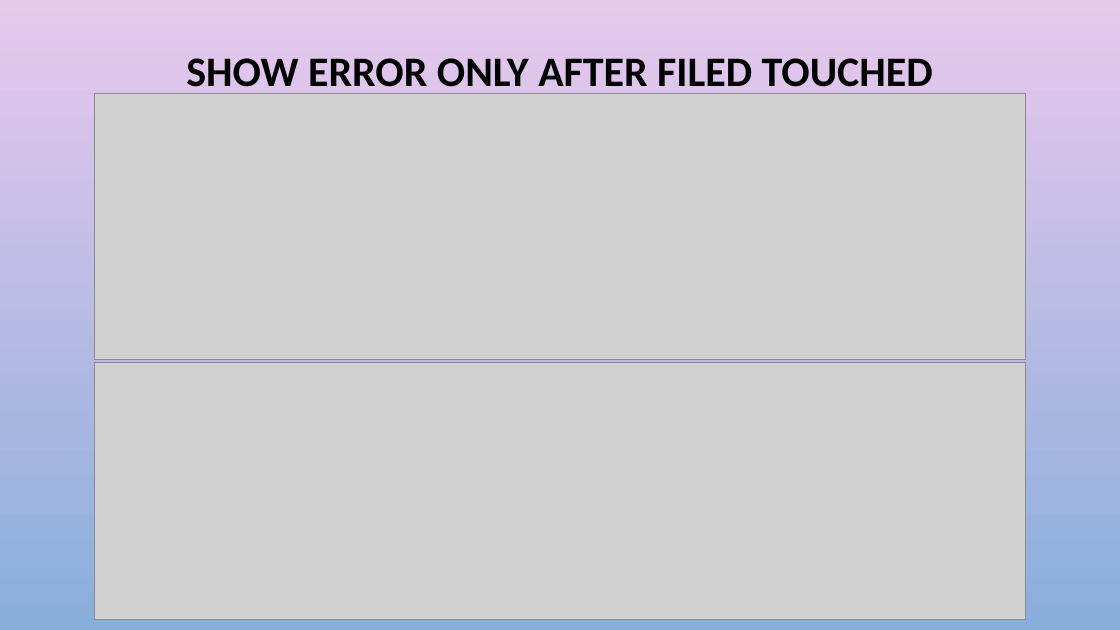
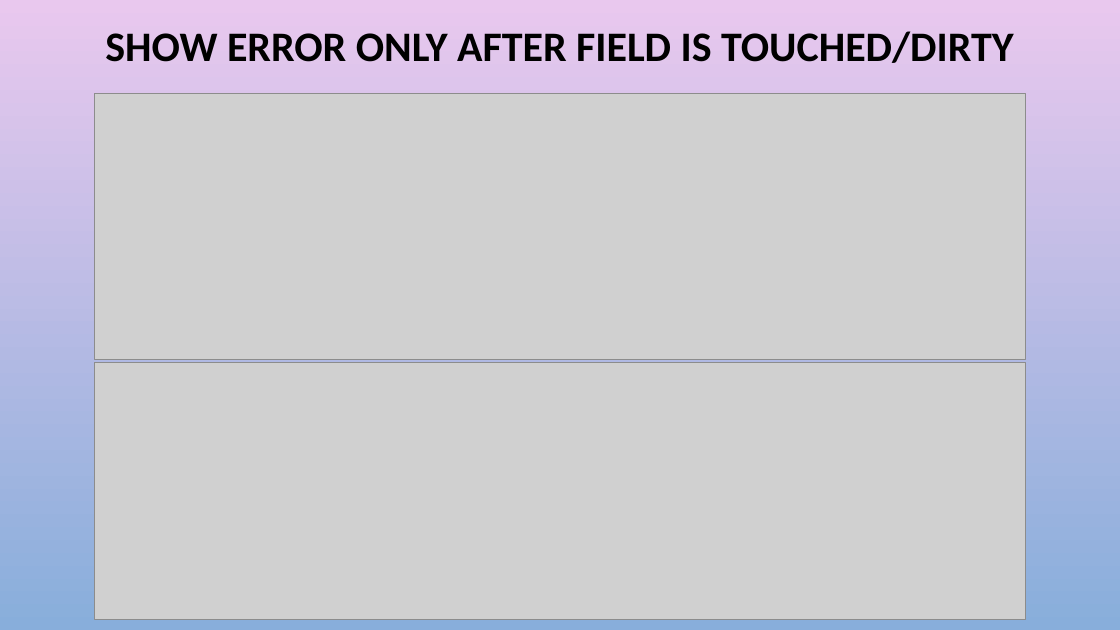
Before and after one commit to harikatakam/angular-forms, a slide deck: slide 17 of Reactive forms.pptx. Drawn at 1120x630 pixels with LibreOffice and Linux fonts; fonts in the diff are those of the drawing; grey boxes stand for pictures; background and template pictures are left out. Boxes give left, top, right and bottom in pixels: in the first picture for what was removed or moved away, otherwise in the second. Text is boxed around its words. In the diff, an @@ line names an element or a change of style, - is before the commit and + after.

```diff
--- a/Reactive forms.pptx
+++ b/Reactive forms.pptx
@@ title at [105, 31, 1013, 63]: text changed @@
-SHOW ERROR ONLY AFTER FILED TOUCHED
+SHOW ERROR ONLY AFTER FIELD IS TOUCHED/DIRTY
```
Also in this commit, not shown: 3 other slides changed, 2 slides added.
